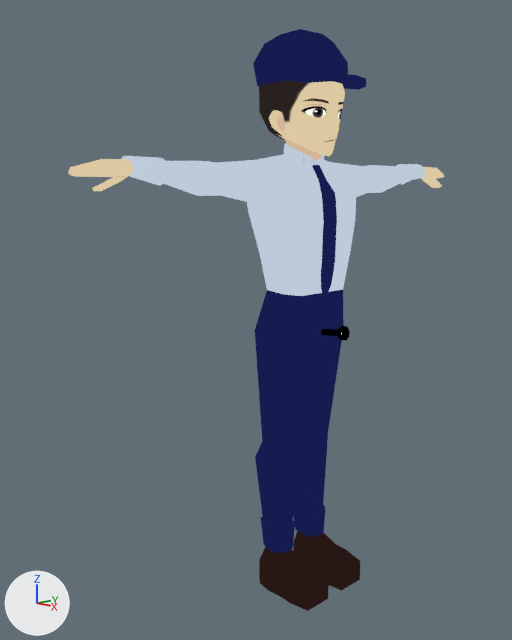
An edit to the Blender file guardsmooth.blend, drawn before and after from the same camera.
One viewpoint serves both versions: a 50 mm camera at (5.11, -5.66, 4.53) aimed at (-0.36, -0.46, 3.06). The lights are fixed; the arrows at lower left show +X, +Y and +Z.

Before the edit, the objects in view are built like this:
```python
mat_material_002 = emission_material('Material.002')
mat_material_002.texture = img_allcolor_png
me_cube_001 = bpy.data.meshes.new('Cube.001')
me_cube_001.from_pydata(...)  # 65 vertices, 66 faces; spans x 0.59..0.884, y -0.426..-0.28, z -0.174..-0.027
me_cube_001.materials.append(mat_material_002)  # picture img_allcolor_png
me_cube_005 = bpy.data.meshes.new('Cube.005')
me_cube_005.from_pydata(...)  # 885 vertices, 844 faces; spans x -0.32..0.41, y -1.6..1.6, z -3.19..0.44
me_cube_005.materials.append(mat_material_002)  # picture img_allcolor_png
ob_cube = bpy.data.objects.new('Cube', me_cube_005)
ob_cube.location = (-0.12, -0.01, 5.32)
ob_cube.scale = (1.68, 1.68, 1.68)
ob_cube_001 = bpy.data.objects.new('Cube.001', me_cube_001)
ob_cube_001.location = (-0.08, -0.02, 3.18)
```
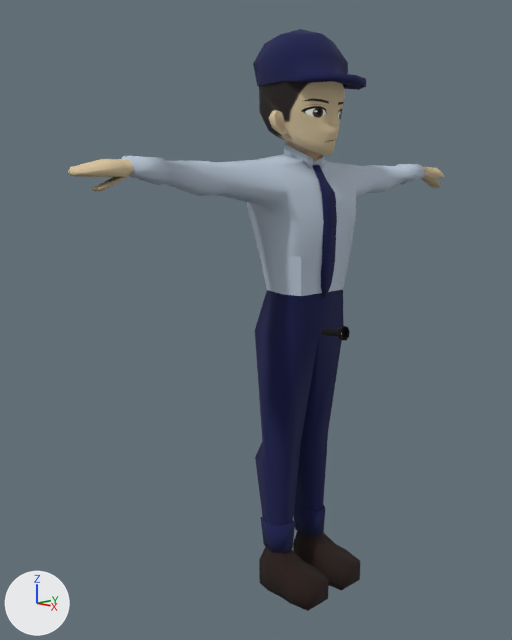
The change, as a diff of the scene's bpy script:
```diff
--- a/guardsmooth.blend.py
+++ b/guardsmooth.blend.py
@@ mat_material_002 @@
-mat_material_002 = emission_material('Material.002')
+mat_material_002 = principled_material('Material.002')
 mat_material_002.texture = img_allcolor_png
+mat_material_002.roughness = 1.0
```

What differs and where, as boxes [x1, y1, x2, y2] in the pictures (512 x 640 px):
'Cube', recoloured
    both: [68, 29, 444, 611]
'Cube.001', recoloured
    both: [321, 326, 350, 341]
